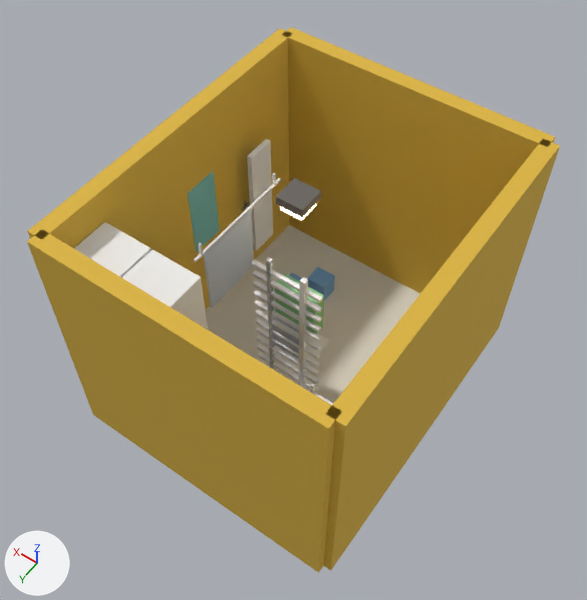
The Blender file blend/47332908.blend as it was, and as the next commit left it.
One viewpoint serves both versions: a camera (50 mm lens) standing at (-2.57, 3.77, 6.91) and looking at (0.04, 0.1, 1.15). Arrows for +X, +Y and +Z are at lower left; the lights stay in place. The picture after the commit comes second.

The older version as bpy lines, for what is in view:
```python
ob_cabinet_1_body = bpy.data.objects.new('Cabinet_1_Body', me_cube_064)
ob_cabinet_1_body.location = (1.0, 1.25, 1.1)
ob_cabinet_1_body.scale = (0.48, 0.5, 2.2)
ob_rail_pole_main = bpy.data.objects.new('Rail_Pole_Main', me_cube_020)
ob_rail_pole_main.location = (-0.2, 0.3, 0.9)
ob_rail_pole_main.scale = (0.05, 0.05, 1.8)
ob_rail_pole_right = bpy.data.objects.new('Rail_Pole_Right', me_cube_021)
ob_rail_pole_right.location = (0.15, 0.3, 0.9)
ob_rail_pole_right.scale = (0.04, 0.04, 1.8)
ob_rail_rung_0 = bpy.data.objects.new('Rail_Rung_0', me_cube_022)
ob_rail_rung_0.location = (-0.03, 0.3, 0.15)
ob_rail_rung_0.scale = (0.7, 0.04, 0.03)
ob_rail_rung_1 = bpy.data.objects.new('Rail_Rung_1', me_cube_023)
ob_rail_rung_1.location = (-0.03, 0.3, 0.29)
ob_rail_rung_1.scale = (0.7, 0.04, 0.03)
ob_rail_rung_2 = bpy.data.objects.new('Rail_Rung_2', me_cube_024)
ob_rail_rung_2.location = (-0.03, 0.3, 0.43)
ob_rail_rung_2.scale = (0.7, 0.04, 0.03)
ob_rail_rung_3 = bpy.data.objects.new('Rail_Rung_3', me_cube_025)
ob_rail_rung_3.location = (-0.03, 0.3, 0.56)
ob_rail_rung_3.scale = (0.7, 0.04, 0.03)
ob_rail_rung_4 = bpy.data.objects.new('Rail_Rung_4', me_cube_026)
ob_rail_rung_4.location = (-0.03, 0.3, 0.7)
ob_rail_rung_4.scale = (0.7, 0.04, 0.03)
ob_robe = bpy.data.objects.new('Robe', me_cube_070)
ob_robe.location = (1.09, -0.8, 1.1)
ob_robe.scale = (0.05, 0.3, 1.3)
# also in view: 'Wall_Left' at (-1.33, 0.0, 1.25); 'Cord_Towel' at (0.4, 0.5, 1.85); 'Cabinet_0_Body' at (0.5, 1.25, 1.1); 'Door_Towel' at (1.26, -0.13, 1.35); 'Lamp_Base' at (0.0, 0.1, 2.46)
```
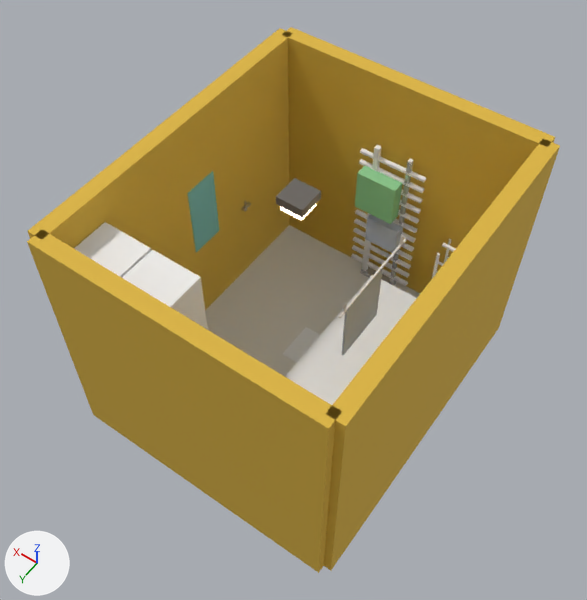
Edits to the bpy script that builds the scene:
```text
Add me_cube_001:
    me_cube_001.from_pydata(...)  # a box spanning x -0.57..0.57, y -1.28..1.28, z -0.17..0.17
Change ob_rail_pole_main:
    ob_rail_pole_main.location: (-0.2, 0.3, 0.9) -> (0.16, -1.42, 0.9)
Change ob_rail_pole_right:
    ob_rail_pole_right.location: (0.15, 0.3, 0.9) -> (-0.19, -1.42, 0.9)
Change ob_rail_rung_0:
    ob_rail_rung_0.location: (-0.03, 0.3, 0.15) -> (-0.01, -1.42, 0.15)
Change ob_rail_rung_1:
    ob_rail_rung_1.location: (-0.03, 0.3, 0.29) -> (-0.01, -1.42, 0.29)
Change ob_rail_rung_2:
    ob_rail_rung_2.location: (-0.03, 0.3, 0.43) -> (-0.01, -1.42, 0.43)
Change ob_rail_rung_3:
    ob_rail_rung_3.location: (-0.03, 0.3, 0.56) -> (-0.01, -1.42, 0.56)
Change ob_rail_rung_4:
    ob_rail_rung_4.location: (-0.03, 0.3, 0.7) -> (-0.01, -1.42, 0.7)
Change ob_rail_rung_5:
    ob_rail_rung_5.location: (-0.03, 0.3, 0.84) -> (-0.01, -1.42, 0.84)
Change ob_rail_rung_6:
    ob_rail_rung_6.location: (-0.03, 0.3, 0.98) -> (-0.01, -1.42, 0.98)
Change ob_rail_rung_7:
    ob_rail_rung_7.location: (-0.03, 0.3, 1.12) -> (-0.01, -1.42, 1.12)
Change ob_rail_rung_8:
    ob_rail_rung_8.location: (-0.03, 0.3, 1.25) -> (-0.01, -1.42, 1.25)
Change ob_rail_rung_9:
    ob_rail_rung_9.location: (-0.03, 0.3, 1.39) -> (-0.01, -1.42, 1.39)
Change ob_rail_rung_10:
    ob_rail_rung_10.location: (-0.03, 0.3, 1.53) -> (-0.01, -1.42, 1.53)
Change ob_rail_rung_11:
    ob_rail_rung_11.location: (-0.03, 0.3, 1.67) -> (-0.01, -1.42, 1.67)
    ob_rail_rung_11.rotation_euler: (0.0, 0.0, 0.0) -> (0.0, 0.0, 3.142)  # degrees (0, 0, 0) -> degrees (0, 0, 180)
Change ob_rail_cross_top:
    ob_rail_cross_top.location: (0.15, 0.3, 1.8) -> (-0.19, -1.42, 1.8)
Change ob_rail_base_bar:
    ob_rail_base_bar.location: (-0.03, 0.3, 0.02) -> (-0.01, -1.42, 0.02)
Change ob_rail_cloth_green:
    ob_rail_cloth_green.location: (-0.1, 0.22, 1.3) -> (0.06, -1.34, 1.3)
Change ob_rail_cloth_gray:
    ob_rail_cloth_gray.location: (0.0, 0.25, 0.8) -> (-0.04, -1.37, 0.8)
Change ob_airer_leg_fr:
    ob_airer_leg_fr.location: (-0.55, 0.66, 0.5) -> (-0.7, -1.51, 0.5)
Change ob_airer_leg_br:
    ob_airer_leg_br.location: (-0.55, 0.9, 0.5) -> (-0.7, -1.27, 0.5)
Change ob_airer_top:
    ob_airer_top.location: (-0.85, 0.78, 1.01) -> (-1.0, -1.39, 1.01)
Change ob_airer_rail_f_4:
    ob_airer_rail_f_4.location: (-0.85, 0.66, 0.74) -> (-1.0, -1.51, 0.74)
Change ob_airer_rail_b_4:
    ob_airer_rail_b_4.location: (-0.85, 0.9, 0.74) -> (-1.0, -1.27, 0.74)
Change ob_airer_rail_b_5:
    ob_airer_rail_b_5.location: (-0.85, 0.9, 0.88) -> (-1.0, -1.27, 0.88)
Change ob_cord_bar:
    ob_cord_bar.location: (0.4, 0.35, 2.2) -> (-0.47, -0.39, 1.35)
Change ob_cord_hook_a:
    ob_cord_hook_a.location: (0.4, -0.12, 2.26) -> (-0.47, -0.86, 1.41)
Change ob_cord_hook_b:
    ob_cord_hook_b.location: (0.4, 0.82, 2.26) -> (-0.47, 0.08, 1.41)
Change ob_cord_towel:
    ob_cord_towel.location: (0.4, 0.5, 1.85) -> (-0.47, -0.24, 1.0)
Change ob_blue_bag_1:
    ob_blue_bag_1.location: (0.4, -0.9, 0.12) -> (0.88, 0.64, 0.12)
Change ob_blue_bag_2:
    ob_blue_bag_2.location: (0.62, -0.72, 0.1) -> (1.1, 0.82, 0.1)
Remove ob_robe:
    ob_robe = bpy.data.objects.new('Robe', me_cube_070)
    ob_robe.location = (1.09, -0.8, 1.1)
    ob_robe.scale = (0.05, 0.3, 1.3)
Add ob_cube:
    ob_cube = bpy.data.objects.new('Cube', me_cube_001)
    ob_cube.location = (-0.63, 0.1, 0.17)
```

Boxes (x1, y1, x2, y2) around the edits, measured in the pictures (587 x 600 px):
'Cube', added
    after: (285, 275, 417, 405)
'Cord_Towel', moved
    before: (204, 210, 254, 308)
    after: (342, 269, 383, 355)
'Rail_Cloth_Green', moved
    before: (275, 273, 324, 334)
    after: (355, 166, 403, 224)
'Robe', deleted
    before: (247, 139, 273, 251)
'Rail_Cloth_Gray', moved
    before: (273, 316, 308, 359)
    after: (365, 214, 403, 253)
'Rail_Pole_Main', moved
    before: (299, 277, 308, 388)
    after: (362, 145, 381, 271)
'Rail_Pole_Right', moved
    before: (266, 261, 276, 370)
    after: (390, 162, 413, 285)
'Rail_Rung_11', moved, turned
    before: (252, 260, 323, 303)
    after: (360, 148, 426, 182)
'Rail_Rung_10', moved
    before: (252, 270, 322, 313)
    after: (359, 159, 424, 193)
'Cord_Bar', moved
    before: (194, 178, 281, 262)
    after: (338, 238, 406, 318)
'Blue_Bag_1', moved (not visible afterwards)
    before: (307, 267, 335, 301)
'Rail_Rung_2', moved
    before: (257, 344, 319, 384)
    after: (353, 237, 411, 269)
'Rail_Rung_1', moved
    before: (257, 352, 319, 391)
    after: (352, 245, 409, 278)
'Rail_Rung_6', moved
    before: (255, 309, 320, 350)
    after: (393, 219, 417, 233)
'Rail_Rung_3', moved
    before: (256, 336, 319, 376)
    after: (353, 228, 413, 261)
'Rail_Rung_9', moved
    before: (253, 280, 322, 322)
    after: (401, 189, 423, 203)
'Rail_Rung_8', moved
    before: (253, 290, 321, 332)
    after: (399, 199, 421, 214)
'Rail_Rung_7', moved
    before: (254, 300, 321, 341)
    after: (398, 210, 419, 224)
'Rail_Rung_5', moved
    before: (255, 318, 320, 359)
    after: (355, 209, 416, 243)
'Rail_Rung_4', moved
    before: (256, 327, 320, 367)
    after: (354, 219, 414, 252)
'Rail_Rung_0', moved
    before: (259, 360, 310, 392)
    after: (351, 253, 408, 286)
'Rail_Base_Bar', moved (not visible before)
    after: (360, 267, 396, 286)
'Airer_Leg_FR', moved
    before: (310, 383, 314, 393)
    after: (443, 239, 451, 264)
'Airer_Leg_BR', moved (not visible before)
    after: (431, 253, 440, 280)
'Cord_Hook_A', moved
    before: (272, 173, 276, 185)
    after: (400, 235, 404, 245)
'Cord_Hook_B', moved
    before: (198, 243, 203, 255)
    after: (343, 302, 347, 312)
'Rail_Cross_Top', moved
    before: (266, 257, 273, 265)
    after: (407, 158, 413, 165)
'Airer_Top', moved (not visible before)
    after: (442, 243, 456, 252)
'Blue_Bag_2', moved (not visible afterwards)
    before: (289, 273, 302, 282)
'Airer_Rail_B_5', moved (not visible before)
    after: (437, 261, 443, 266)
